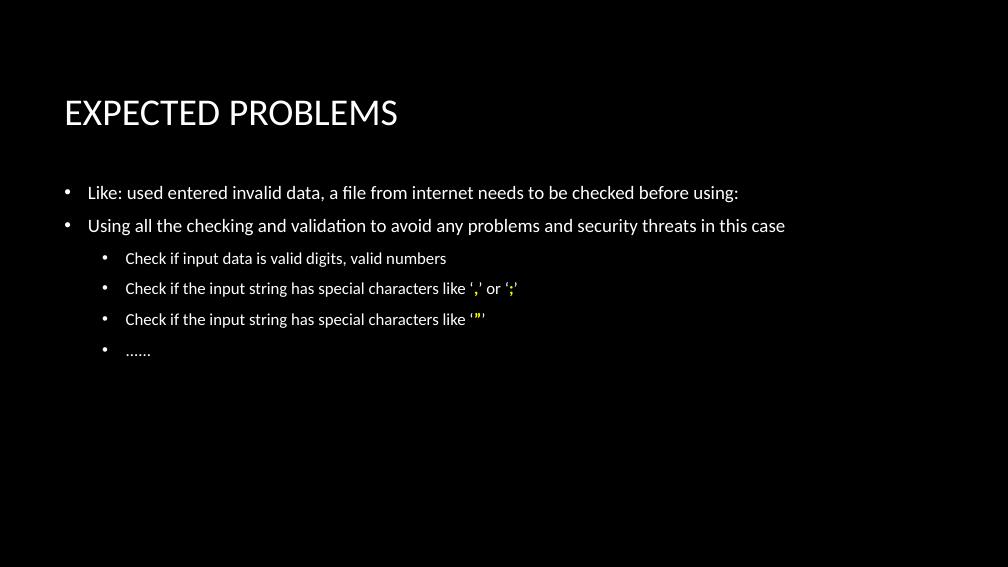
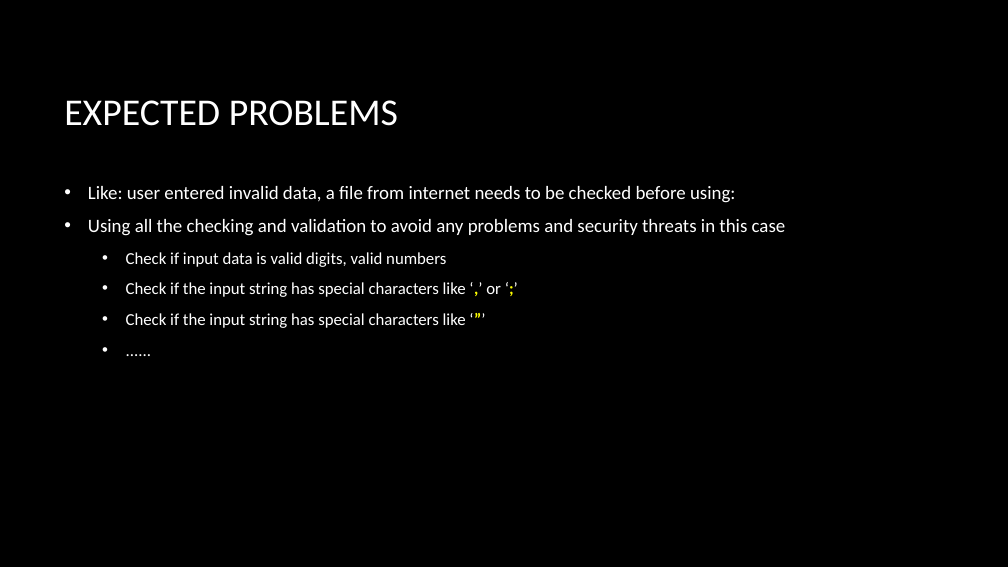
Before and after one commit to bon-netizen/Python-Class-Beginner, a slide deck: slide 2 of Py B - unit 4a.pptx. Drawn at 1008x567 pixels with LibreOffice and Linux fonts; fonts in the diff are those of the drawing; background and template pictures are left out. Boxes give left, top, right and bottom in pixels: in the first picture for what was removed or moved away, otherwise in the second. Text is boxed around its words. In the diff, an @@ line names an element or a change of style, - is before the commit and + after.

```diff
--- a/Py B - unit 4a.pptx
+++ b/Py B - unit 4a.pptx
@@ text at bbox=[88, 186, 735, 203]: text changed @@
-• Like: used entered invalid data, a file from internet needs to be checked before using:
+• Like: user entered invalid data, a file from internet needs to be checked before using:
```
Also in this commit, not shown: 3 other files.
